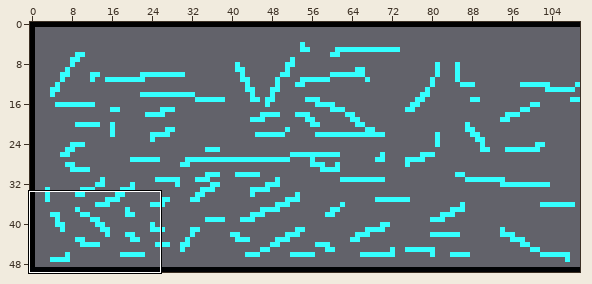
One commit to this Tiled map (JSON): assets/tilemap/Tilemap_Master.json. The picture above shows the old version from afar; the outline marks the close-up.
Close-up. As it was:
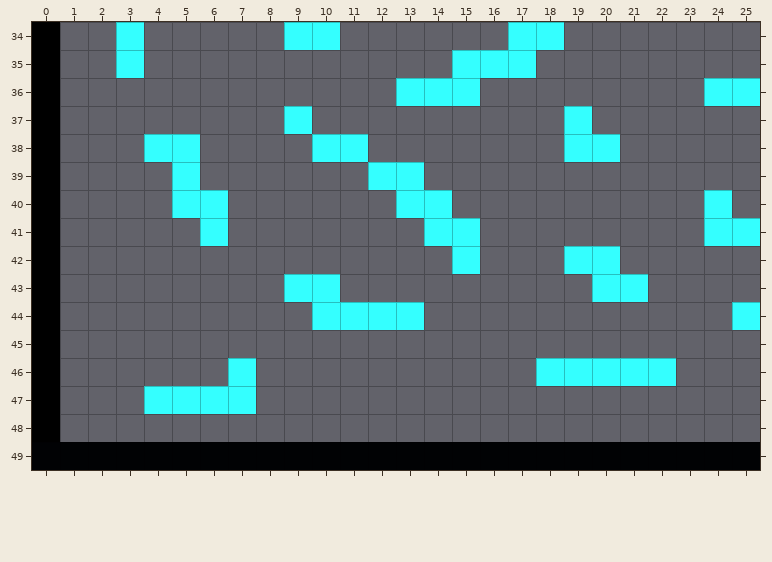
Cells are 32x32 px. Shown: x 0..25, y 34..49. The commit also changed other parts of the map, which this record leaves out.
And afterwards:
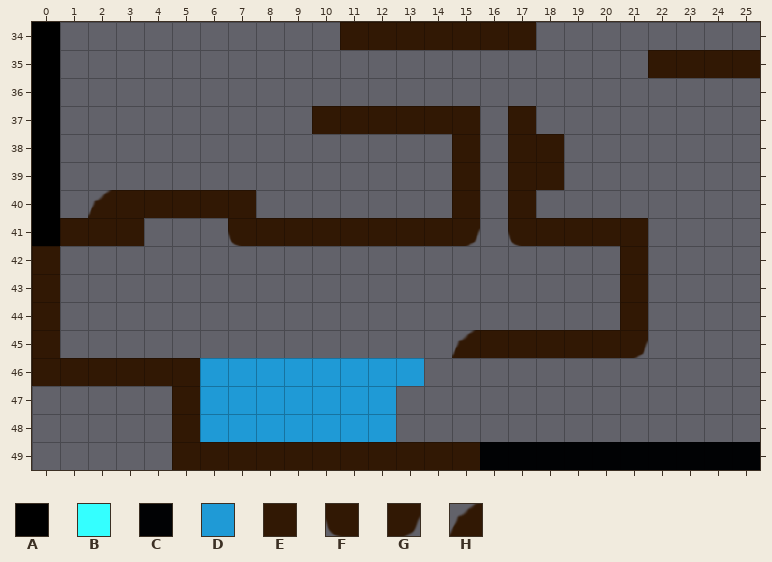
Key: from "MasterTileset": A 1, B 2, C 4, D 12, E 14, F 16, G 17, H 18.
_ is an empty cell.
Tiles of an added or newly shown layer are drawn over the layers below it.
Change:
Layer "TileArea":
y 34: x 11..17 _______ -> EEEEEEE
y 35: x 22..25 ____ -> EEEE
y 37: x 10..15 ______ -> EEEEEE; x 17 _ -> E
y 38..39: x 15 _ -> E; x 17..18 __ -> EE
y 40: x 2..7 ______ -> HEEEEE; x 15 _ -> E; x 17 _ -> E
y 41: x 1..3 ___ -> EEE; x 7..15 _________ -> FEEEEEEEG; x 17..21 _____ -> FEEEE
y 42..44: x 0 A -> E; x 21 _ -> E
y 45: x 0 A -> E; x 15..21 _______ -> HEEEEEG
y 46: x 0..5 A_____ -> EEEEEE
y 47..48: x 0 A -> _; x 5 _ -> E
y 49: x 0..15 CCCCCCCCCCCCCCCC -> _____EEEEEEEEEEE
Layer "Foo" (removed):
y 34: x 3 B -> _; x 9..10 BB -> __; x 17..18 BB -> __
y 35: x 3 B -> _; x 15..17 BBB -> ___
y 36: x 13..15 BBB -> ___; x 24..25 BB -> __
y 37: x 9 B -> _; x 19 B -> _
y 38: x 4..5 BB -> __; x 10..11 BB -> __; x 19..20 BB -> __
y 39: x 5 B -> _; x 12..13 BB -> __
y 40: x 5..6 BB -> __; x 13..14 BB -> __; x 24 B -> _
y 41: x 6 B -> _; x 14..15 BB -> __; x 24..25 BB -> __
y 42: x 15 B -> _; x 19..20 BB -> __
y 43: x 9..10 BB -> __; x 20..21 BB -> __
y 44: x 10..13 BBBB -> ____; x 25 B -> _
y 46: x 7 B -> _; x 18..22 BBBBB -> _____
y 47: x 4..7 BBBB -> ____
Layer "WaterLayer" (added):
y 46: x 6..13 ________ -> DDDDDDDD
y 47..48: x 6..12 _______ -> DDDDDDD
